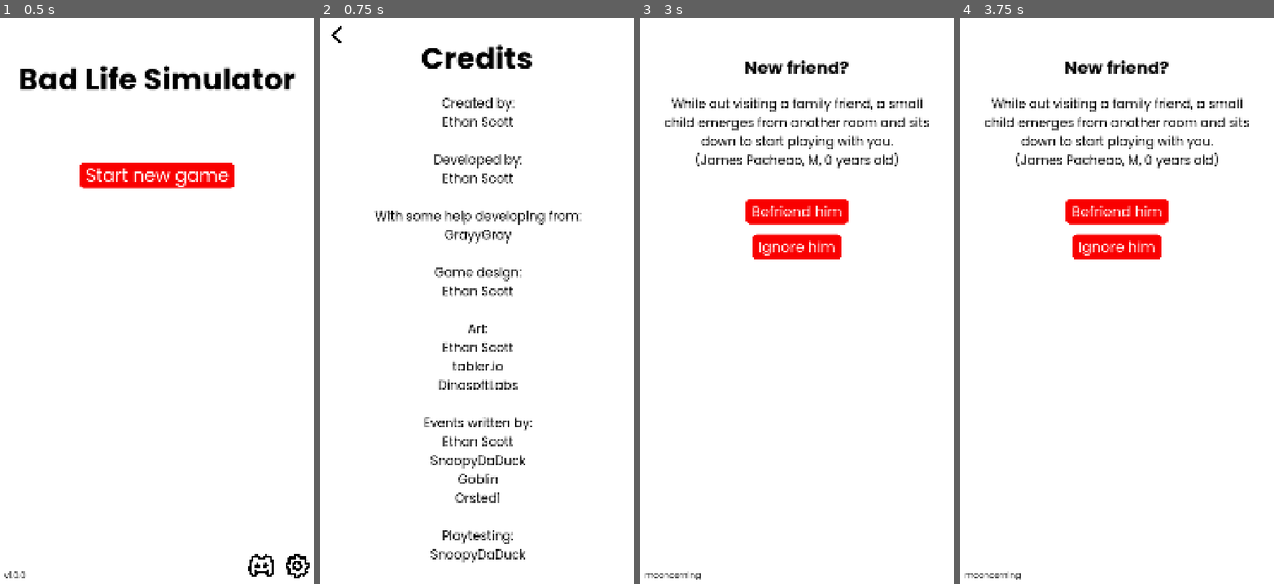
Above: before the commit, frames 1-4 (left to right).
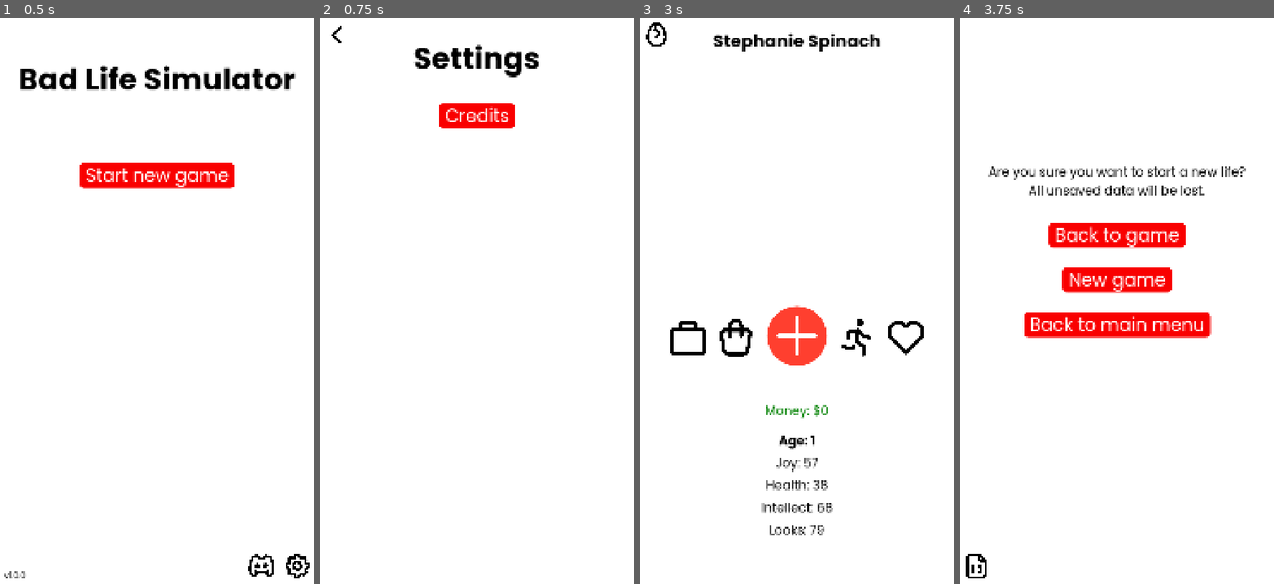
Above: after the commit, the same moments.

Repository: gaulsoodmanbls/badlifesimulator
Game: Godot game, scene res://pages/index.tscn
Same seed, same stepped clock (60 frames per second), same inputs: the game is played once before the commit and once after it.
Inputs (mouse positions are in pixels of both pictures, inside the frame that each line leads up to):
- Up to frame 1 (0.5 s): no input
- Up to frame 2 (0.75 s): click (618, 567) at 0.5 s
- Up to frame 3 (3 s): click (655, 34) at 1.25 s; click "Start new game" at 2 s; click (797, 334) at 2.75 s
- Up to frame 4 (3.75 s): click (975, 34) at 3.52 s

Frame 1 is identical in both runs. In frame 2, 6.2% of the frame differs, in the area x 17-84%, y 4-97%; in frame 3, 9.9%; in frame 4, 12%, in the area x 1-93%, y 7-100%.

Commit message:
RAUE in devmode works now + actual settings menu

Diff:
--- /dev/null
+++ b/objects/checkbox.tscn
@@ -0,0 +1,23 @@
+[gd_scene format=3 uid="uid://cil46lqksrpuy"]
+
+[ext_resource type="Texture2D" uid="uid://xcm3wprxxtpf" path="res://assets/checkbox-unchecked.png" id="1_ajqa5"]
+[ext_resource type="Texture2D" uid="uid://d236rh3g60sa7" path="res://assets/checkbox-checked.png" id="2_vr5ee"]
+
+[sub_resource type="SpriteFrames" id="SpriteFrames_j3k1o"]
+animations = [{
+"frames": [{
+"duration": 1.0,
+"texture": ExtResource("1_ajqa5")
+}, {
+"duration": 1.0,
+"texture": ExtResource("2_vr5ee")
+}],
+"loop": false,
+"name": &"default",
+"speed": 0.0
+}]
+
+[node name="checkbox" type="AnimatedSprite2D" unique_id=124453344]
+scale = Vector2(0.14, 0.14)
+sprite_frames = SubResource("SpriteFrames_j3k1o")
+centered = false
--- /dev/null
+++ b/objects/heading.tscn
@@ -0,0 +1,11 @@
+[gd_scene format=3 uid="uid://b7bfib5vbcvk6"]
+
+[ext_resource type="LabelSettings" uid="uid://c3r4rskc4jrad" path="res://styles/text/heading.tres" id="1_l5li1"]
+
+[node name="heading" type="Label" unique_id=33655322]
+offset_top = 80.0
+offset_right = 1080.0
+offset_bottom = 220.0
+text = "Credits"
+label_settings = ExtResource("1_l5li1")
+horizontal_alignment = 1
--- /dev/null
+++ b/objects/subheading.tscn
@@ -0,0 +1,12 @@
+[gd_scene format=3 uid="uid://b3nrc0n5eeris"]
+
+[ext_resource type="LabelSettings" uid="uid://bst31irnyaguk" path="res://styles/text/subheading.tres" id="1_v86y3"]
+
+[node name="heading" type="Label" unique_id=1227387029]
+offset_left = 40.0
+offset_top = 140.0
+offset_right = 1040.0
+offset_bottom = 222.0
+text = "Event name"
+label_settings = ExtResource("1_v86y3")
+horizontal_alignment = 1
--- a/pages/credits.tscn
+++ b/pages/credits.tscn
@@ -2,8 +2,8 @@
 
 [ext_resource type="Script" uid="uid://c5kuhvecihiea" path="res://pages/scripts/credits.gd" id="1_73mna"]
 [ext_resource type="PackedScene" uid="uid://pmo8e2dmbkfm" path="res://objects/background.tscn" id="1_n1v63"]
-[ext_resource type="LabelSettings" uid="uid://c3r4rskc4jrad" path="res://styles/text/heading.tres" id="2_0xm2l"]
 [ext_resource type="LabelSettings" uid="uid://dl6sog5hfkb6u" path="res://styles/text/body.tres" id="3_0xm2l"]
+[ext_resource type="PackedScene" uid="uid://b7bfib5vbcvk6" path="res://objects/heading.tscn" id="3_73mna"]
 [ext_resource type="PackedScene" uid="uid://cjnbhqp8obehv" path="res://objects/back_button.tscn" id="5_73mna"]
 
 [sub_resource type="Theme" id="Theme_73mna"]
@@ -13,13 +13,7 @@
 
 [node name="background" parent="." unique_id=1928474665 instance=ExtResource("1_n1v63")]
 
-[node name="heading" type="Label" parent="." unique_id=1981699557]
-offset_top = 80.0
-offset_right = 1080.0
-offset_bottom = 220.0
-text = "Credits"
-label_settings = ExtResource("2_0xm2l")
-horizontal_alignment = 1
+[node name="heading" parent="." unique_id=33655322 instance=ExtResource("3_73mna")]
 
 [node name="scrollContainer" type="ScrollContainer" parent="." unique_id=1810097621]
 offset_left = 4.0
@@ -37,7 +31,9 @@
 
 [node name="credits" type="Label" parent="scrollContainer/centerContainer" unique_id=1016172437]
 layout_mode = 2
-text = "Created by:
+text = "Made in Godot
+
+Created by:
 Ethan Scott
 
 Developed by:
@@ -62,12 +58,17 @@
 
 Playtesting:
 SnoopyDaDuck
+lettucelol
 
 Special thanks to:
 SnoopyDaDuck
 lettucelol
 GrayyGray
+no
 Everyone else in the server :)
+
+Zero thanks to:
+Doordash Guy
 
 "
 label_settings = ExtResource("3_0xm2l")
--- a/pages/developer_mode.tscn
+++ b/pages/developer_mode.tscn
@@ -7,7 +7,7 @@
 [ext_resource type="Theme" uid="uid://dshdkxfve2nxr" path="res://styles/input/text_single_line_input.tres" id="5_mj11j"]
 [ext_resource type="Theme" uid="uid://bstk834mafqp" path="res://styles/button1/button1.tres" id="6_llmlx"]
 [ext_resource type="LabelSettings" uid="uid://dl6sog5hfkb6u" path="res://styles/text/body.tres" id="6_uksx0"]
-[ext_resource type="Theme" uid="uid://4yl7do75l14d" path="res://styles/enabledisable/checkButton.tres" id="8_4vx13"]
+[ext_resource type="PackedScene" uid="uid://cil46lqksrpuy" path="res://objects/checkbox.tscn" id="8_4vx13"]
 
 [node name="developerMode" type="Node2D" unique_id=1691854714]
 script = ExtResource("1_x7xls")
@@ -103,15 +103,17 @@
 theme = ExtResource("6_llmlx")
 text = "Set looks"
 
-[node name="RAUE" type="CheckButton" parent="scrollContainer/control" unique_id=1602878121]
+[node name="RAUE" type="Button" parent="scrollContainer/control" unique_id=251619083]
 layout_mode = 0
-offset_left = 463.0
+offset_left = 506.0
 offset_top = 750.0
-offset_right = 698.0
+offset_right = 654.0
 offset_bottom = 834.0
-theme = ExtResource("8_4vx13")
-button_pressed = true
-text = "R.A.U.E."
+theme = ExtResource("6_llmlx")
+text = "RAUE"
+
+[node name="RAUECheck" parent="scrollContainer/control" unique_id=124453344 instance=ExtResource("8_4vx13")]
+position = Vector2(704, 756)
 
 [connection signal="pressed" from="exit" to="." method="_on_exit_pressed"]
 [connection signal="pressed" from="scrollContainer/control/setAge" to="." method="_on_set_age_pressed"]
@@ -119,3 +121,4 @@
 [connection signal="pressed" from="scrollContainer/control/setHealth" to="." method="_on_set_health_pressed"]
 [connection signal="pressed" from="scrollContainer/control/setIntellect" to="." method="_on_set_intellect_pressed"]
 [connection signal="pressed" from="scrollContainer/control/setLooks" to="." method="_on_set_looks_pressed"]
+[connection signal="pressed" from="scrollContainer/control/RAUE" to="." method="_on_raue_pressed"]
--- a/pages/new_game_confirmation.tscn
+++ b/pages/new_game_confirmation.tscn
@@ -21,11 +21,11 @@
 horizontal_alignment = 1
 
 [node name="cancel" parent="." unique_id=1658048527 instance=ExtResource("3_a71gq")]
-offset_left = 376.0
+offset_left = 332.0
 offset_top = 700.0
-offset_right = 704.0
+offset_right = 749.0
 offset_bottom = 784.0
-text = "Nevermind"
+text = "Back to game"
 
 [node name="yes" parent="." unique_id=1544237965 instance=ExtResource("3_a71gq")]
 offset_left = 378.0
--- a/pages/scripts/ageUp.gd
+++ b/pages/scripts/ageUp.gd
@@ -10,7 +10,7 @@
 	global.health += randi_range(-8, 8)
 	global.intellect += randi_range(-8, 8)
 	global.looks += randi_range(-8, 8)
-	if randi_range(1, 2) == 1: #if you're getting a random event (1 in 2 chance)
+	if randi_range(1, 2) == 1 && global.RAUE == true: #if you're getting a random event (1 in 2 chance) and random events are enabled
 		if global.age >= 2: #you must be 2 or over to get random age up events
 			print("choosing random age up event...")
 			if global.age <= 4: #if age is 4 or above
@@ -24,7 +24,7 @@
 			elif global.age >= 66: #if age is over 66
 				global.revent.append("elder-" + str(randi_range(0, 0)))
 			print("appended event " + str(global.revent[global.revent.size() - 1])) #prints the last event ID (the one that was just appended) in the revent array
-	if randi_range(1, 20): #if you're randomly getting a new friend :)
+	if randi_range(1, 20) == 1 && global.RAUE == true: #if you're randomly getting a new friend :) and RAUE is enabled
 		if global.age <= 4: #if age is 4 or below
 			global.revent.append("toddler-friend")
 		elif global.age >= 5 && global.age <= 12: #if age is between 5 and 12
--- a/pages/scripts/credits.gd
+++ b/pages/scripts/credits.gd
@@ -2,4 +2,4 @@
 
 
 func _on_back_pressed() -> void:
-	get_tree().change_scene_to_file("res://pages/main_menu.tscn")
+	get_tree().change_scene_to_file("res://pages/settings.tscn")
--- a/pages/scripts/developerMode.gd
+++ b/pages/scripts/developerMode.gd
@@ -1,4 +1,11 @@
 extends Node2D #author(s): Ethan Scott
+
+
+func _ready() -> void:
+	if global.RAUE == true:
+		$scrollContainer/control/RAUECheck.frame = 1
+	else: #if global.RAUE == false
+		$scrollContainer/control/RAUECheck.frame = 0
 
 
 func _on_exit_pressed() -> void:
@@ -29,3 +36,14 @@
 	global.looks = int($input.text)
 	$confirmation.text = "Successfully set looks!"
 	print("set looks to " + str(global.looks))
+
+func _on_raue_pressed() -> void:
+	if global.RAUE == true:
+		$scrollContainer/control/RAUECheck.frame = 0
+		global.RAUE = false
+		$confirmation.text = "Successfully set RAUE to false!"
+	else: #if false
+		$scrollContainer/control/RAUECheck.frame = 1
+		global.RAUE = true
+		$confirmation.text = "Successfully set RAUE to true!"
+	print("set RAUE to " + str(global.RAUE))
--- a/pages/scripts/event.gd
+++ b/pages/scripts/event.gd
@@ -465,8 +465,13 @@
 
 func option3outcomes(): #option 3 has been picked
 	if global.revent[0] == "teenager-friend-o3" || global.revent[0] == "adult-friend-o3" || global.revent[0] == "elder-friend-o3":
-		$heading.text = "Alright, bye"
-		$body.text = "You finish talking to " + pronounGenerator("him", global.eventPersonSex) + " and you go your seperate ways."
+		if global.evality >= 60:
+			$heading.text = "Can you go away"
+			$body.text = "You stop talking to " + pronounGenerator("him", global.eventPersonSex) + " and " + pronounGenerator("he", global.eventPersonSex) + " eventually goes away."
+			global.evality += 5
+		else:
+			$heading.text = "Alright, bye"
+			$body.text = "You finish talking to " + pronounGenerator("him", global.eventPersonSex) + " and you go your seperate ways."
 		$option1.text = "Okay"
 		$option2.modulate.a = 0
 		$option3.modulate.a = 0
--- a/pages/scripts/global.gd
+++ b/pages/scripts/global.gd
@@ -54,7 +54,7 @@
 
 
 #savegame stuff
-func serialiser(): #serialises every variable we need to save into a dictionary and then returns it
+func lifeSerialiser(): #serialises every life-specific variable we need to save into a dictionary and then returns it
 	var collinsDictionary = {
 		#engine
 		"revent" : revent,
@@ -89,5 +89,24 @@
 	return collinsDictionary
 
 func saveGame(): #does the actual saving
-	var saveFile = FileAccess.open("user://spycarsinc/bls/savegame.bls", FileAccess.WRITE)
+	#checks the paths exist
+	var dir_path = "user://spycarsinc/bls/lives/"
+	if not DirAccess.dir_exists_absolute(dir_path):
+		DirAccess.make_dir_recursive_absolute(dir_path) #if they don't exist, creat them
+	#has two save files - one for life-specific variables, and one for non-life-specific (game) variables.
+	#unique file checking
+	var lifeAnd = 0
+	var uniqueLifeSaveName = false
+	while uniqueLifeSaveName == false:
+		if FileAccess.file_exists("user://spycarsinc/bls/lives/" + firstName + "-" + lastName + "-" + str(lifeAnd) + ".bls"): #if there is already a file with the same name (so it doesn't get overwritten against your will)
+			lifeAnd += 1 #try incrementing the lifeAnd number that gets appended to the file name
+		else: #if the file name is unique, and so writing to it will not overwrite another life
+			uniqueLifeSaveName = true #stops loop; we have a valid file name
+	var lifeSavePath = "user://spycarsinc/bls/lives/" + firstName + "-" + lastName + "-" + str(lifeAnd) + ".bls" #the path on the user's device the save will be located - this save only stores the life-specific stuff that doesn't persist between lives (age, relationships, health...)
+	var gameSavePath  = "user://spycarsinc/bls/game.bls" #this save stores all of the non-life-specific stuff that does persist between lives (achievements, XP and levels, DNA, etc...)
+	var lifeSaveFile = FileAccess.open(lifeSavePath, FileAccess.WRITE)
+	var gameSaveFile = FileAccess.open(gameSavePath, FileAccess.WRITE)
 	#and now do the rest
+	lifeSaveFile.store_var(lifeSerialiser()) #overwrites the life save file with collinsDictionary from the lifeSerialiser() function above.
+	lifeSaveFile.close() #closes file and saves changes
+	gameSaveFile.close() #closes file and saves changes
--- a/pages/scripts/mainMenu.gd
+++ b/pages/scripts/mainMenu.gd
@@ -11,8 +11,8 @@
 	get_tree().change_scene_to_file("res://pages/new_random_game.tscn")
 
 
-func _on_settings_pressed() -> void: #actually add setting at some point, not just credits
-	get_tree().change_scene_to_file("res://pages/credits.tscn")
+func _on_settings_pressed() -> void:
+	get_tree().change_scene_to_file("res://pages/settings.tscn")
 
 
 func _on_discord_pressed() -> void: #discord server invite
--- /dev/null
+++ b/pages/scripts/settings.gd
@@ -0,0 +1,8 @@
+extends Node2D #author(s): Ethan Scott
+
+
+func _on_back_pressed() -> void:
+	get_tree().change_scene_to_file("res://pages/main_menu.tscn")
+
+func _on_credits_pressed() -> void:
+	get_tree().change_scene_to_file("res://pages/credits.tscn")
--- /dev/null
+++ b/pages/settings.tscn
@@ -0,0 +1,27 @@
+[gd_scene format=3 uid="uid://dsqttyw22sf6g"]
+
+[ext_resource type="PackedScene" uid="uid://pmo8e2dmbkfm" path="res://objects/background.tscn" id="1_1ofq1"]
+[ext_resource type="Script" uid="uid://6bw4gnyrloru" path="res://pages/scripts/settings.gd" id="1_kbnjn"]
+[ext_resource type="PackedScene" uid="uid://cjnbhqp8obehv" path="res://objects/back_button.tscn" id="3_w6vqt"]
+[ext_resource type="PackedScene" uid="uid://b7bfib5vbcvk6" path="res://objects/heading.tscn" id="4_kbnjn"]
+[ext_resource type="PackedScene" uid="uid://ck7ra4cupjjkm" path="res://objects/button_default.tscn" id="5_w6vqt"]
+
+[node name="settings" type="Node2D" unique_id=1974988509]
+script = ExtResource("1_kbnjn")
+
+[node name="background" parent="." unique_id=132212067 instance=ExtResource("1_1ofq1")]
+
+[node name="back" parent="." unique_id=17962498 instance=ExtResource("3_w6vqt")]
+
+[node name="heading" parent="." unique_id=33655322 instance=ExtResource("4_kbnjn")]
+text = "Settings"
+
+[node name="credits" parent="." unique_id=1544237965 instance=ExtResource("5_w6vqt")]
+offset_left = 433.0
+offset_top = 300.0
+offset_right = 647.0
+offset_bottom = 384.0
+text = "Credits"
+
+[connection signal="pressed" from="back" to="." method="_on_back_pressed"]
+[connection signal="pressed" from="credits" to="." method="_on_credits_pressed"]
--- a/styles/enabledisable/checkButton.tres
+++ /dev/null
@@ -1,18 +0,0 @@
-[gd_resource type="Theme" format=3 uid="uid://4yl7do75l14d"]
-
-[ext_resource type="FontFile" uid="uid://bf7pfy6renkw4" path="res://assets/fonts/poppins/Poppins-Regular.ttf" id="1_x7bas"]
-[ext_resource type="StyleBox" uid="uid://c52nk18lrje5j" path="res://styles/button1/button1StyleBoxFlatHover.tres" id="2_frppr"]
-[ext_resource type="StyleBox" uid="uid://b2onuwwy2xaed" path="res://styles/button1/button1StyleBoxFlat.tres" id="3_0dl6b"]
-[ext_resource type="StyleBox" uid="uid://ebccpvum0hlj" path="res://styles/button1/button1StyleBoxFlatPressed.tres" id="4_ewqol"]
-
-[sub_resource type="StyleBoxEmpty" id="StyleBoxEmpty_cnwbs"]
-
-[resource]
-CheckButton/colors/font_color = Color(1, 1, 1, 1)
-CheckButton/font_sizes/font_size = 60
-CheckButton/fonts/font = ExtResource("1_x7bas")
-CheckButton/styles/focus = SubResource("StyleBoxEmpty_cnwbs")
-CheckButton/styles/hover = ExtResource("4_ewqol")
-CheckButton/styles/hover_pressed = ExtResource("2_frppr")
-CheckButton/styles/normal = ExtResource("3_0dl6b")
-CheckButton/styles/pressed = ExtResource("3_0dl6b")
Binary file changed: assets/checkbox-checked.png
Binary file changed: assets/checkbox-unchecked.png
Not shown, changed: export_presets.cfg
Not shown, added: pages/scripts/settings.gd.uid
Not shown, changed: assets/checkbox-checked.xcf
